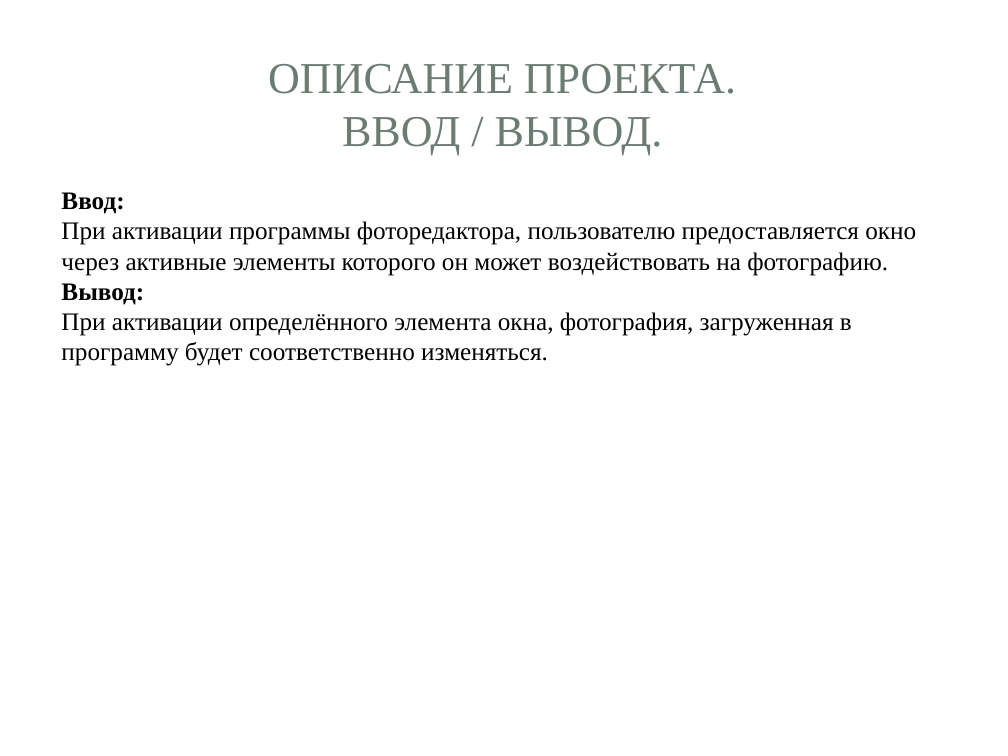
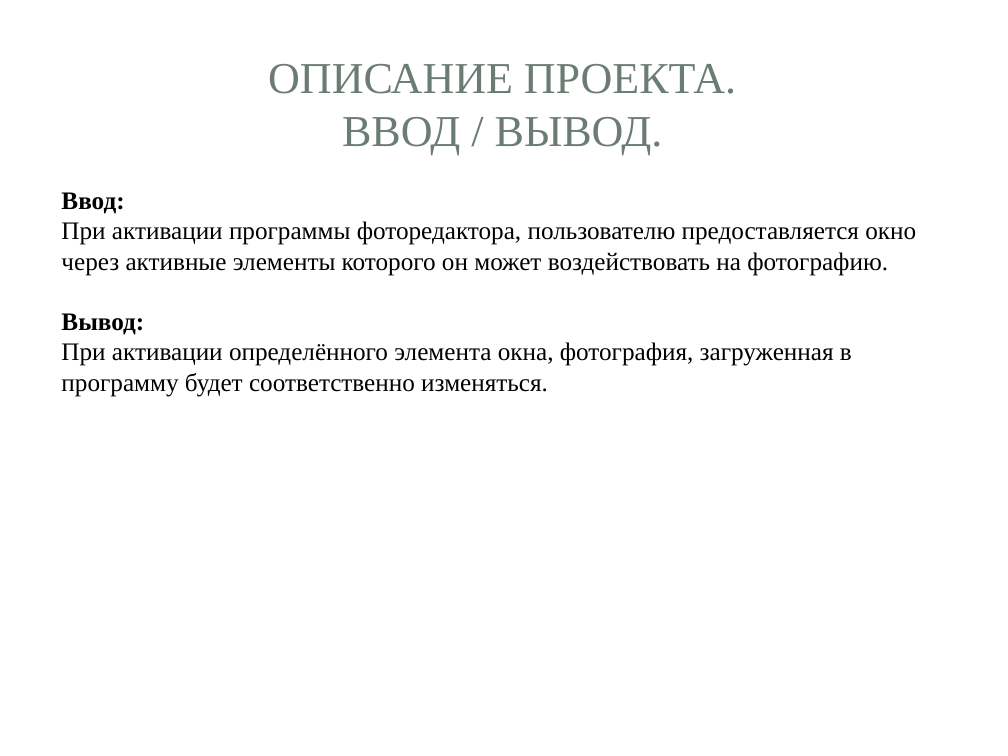
Before and after one commit to feodorrussia/MiniProject, a slide deck: slide 5 of Project/Минипроект Белоуса Фёдора.pptx. Drawn at 1008x756 pixels with LibreOffice and Linux fonts; fonts in the diff are those of the drawing; background and template pictures are left out. Boxes give left, top, right and bottom in pixels: in the first picture for what was removed or moved away, otherwise in the second. Text is boxed around its words. In the diff, an @@ line names an element or a change of style, - is before the commit and + after.

Commit message:
отладка работы программу +формат при вводе

```diff
--- a/Project/Минипроект Белоуса Фёдора.pptx
+++ b/Project/Минипроект Белоуса Фёдора.pptx
@@ text "Ввод:" rewrapped from bbox=[61, 192, 916, 366] to bbox=[61, 192, 916, 397] @@
```
Also in this commit, not shown: 3 other slides changed, 2 other files.
